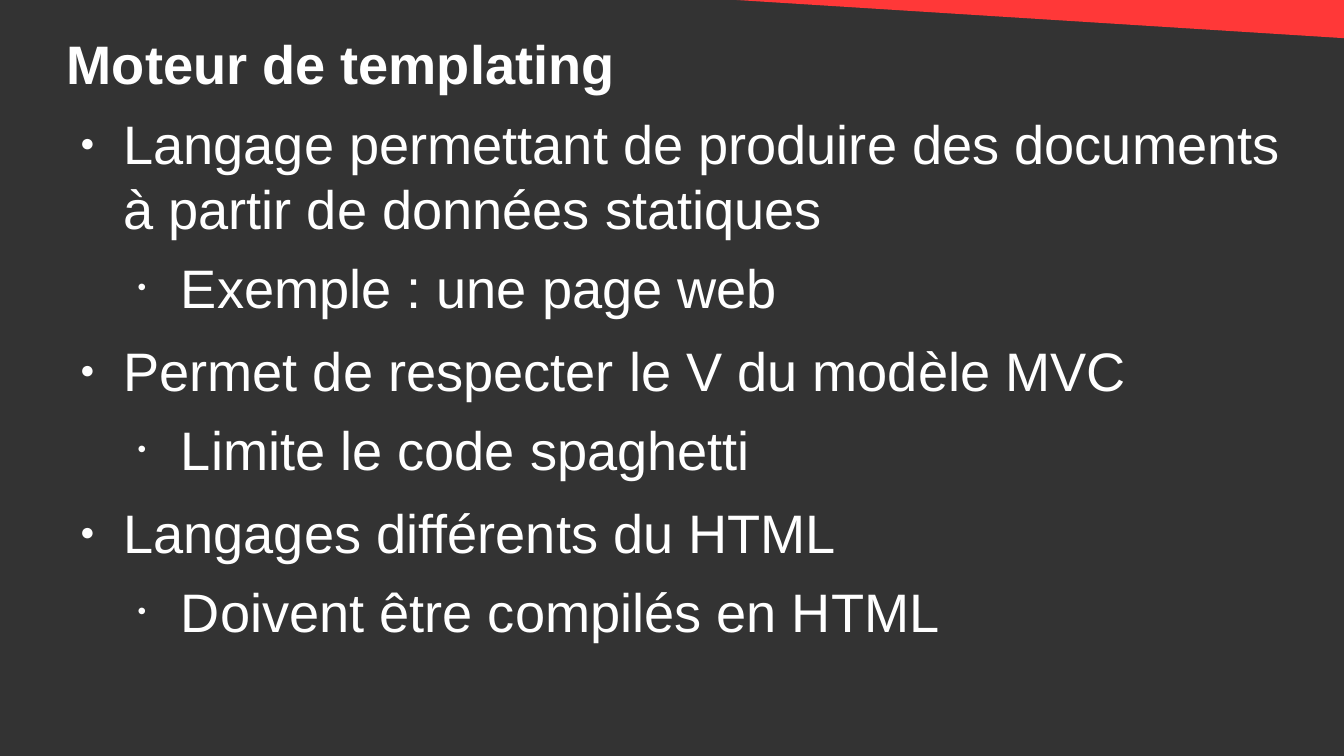
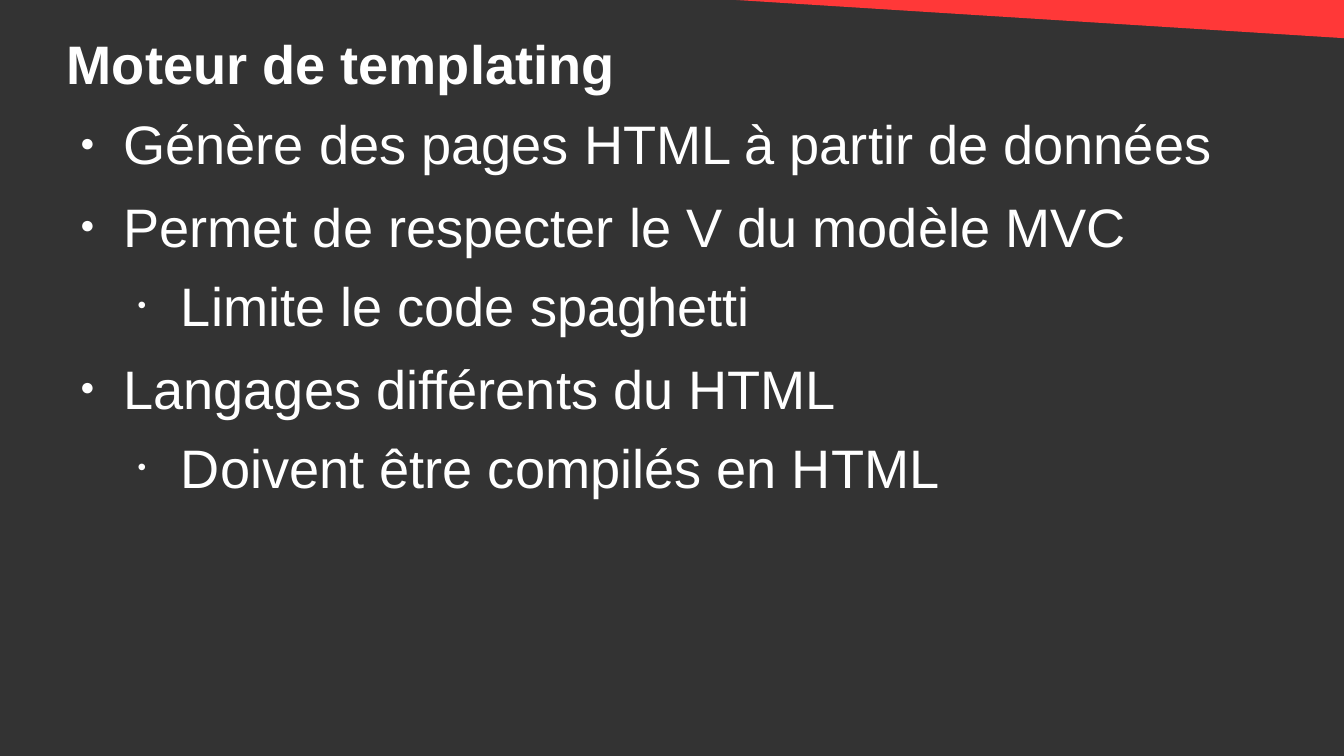
Before and after one commit to DanYellow/cours, a slide deck: slide 25 of developpement-front-s5/travaux-pratiques/numero-4/presentation.odp. Drawn at 1344x756 pixels with LibreOffice and Linux fonts; fonts in the diff are those of the drawing. Boxes give left, top, right and bottom in pixels: in the first picture for what was removed or moved away, otherwise in the second. Text is boxed around its words. In the diff, an @@ line names an element or a change of style, - is before the commit and + after.

Commit message:
developpement-front-s5 - Add slide for html template schema

```diff
--- a/developpement-front-s5/travaux-pratiques/numero-4/presentation.odp
+++ b/developpement-front-s5/travaux-pratiques/numero-4/presentation.odp
@@ text at <box>123,124,1211,173</box>: text changed @@
-● Langage permettant de produire des documents à partir de données statiques
-  • Exemple : une page web
+● Génère des pages HTML à partir de données
```
Also in this commit, not shown: 1 slide added, 1 other file.
